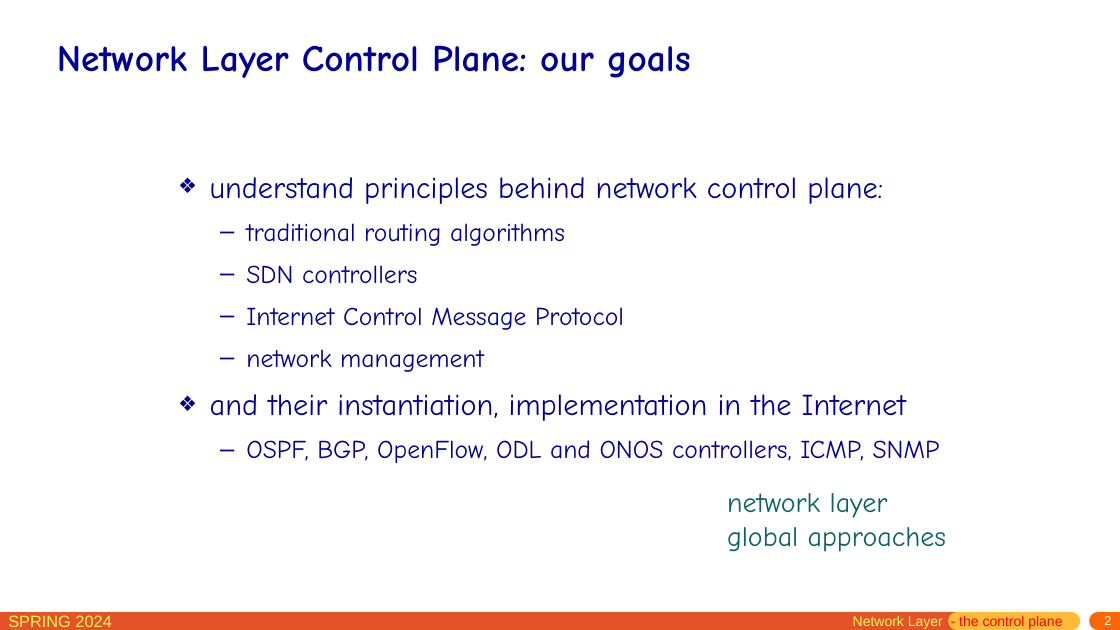
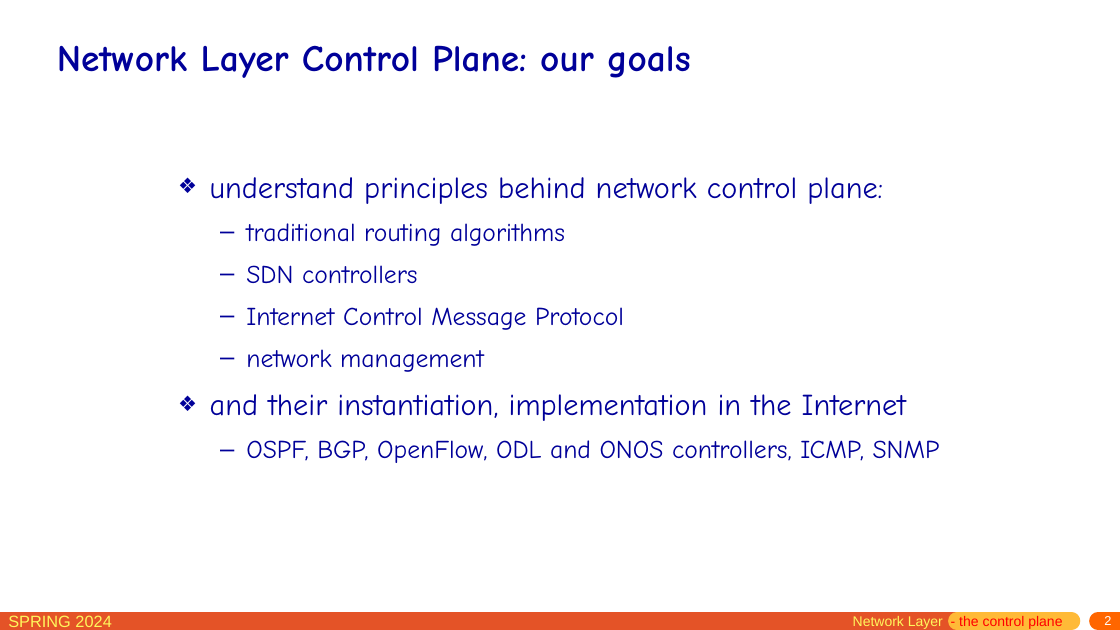
Before and after one commit to network-whu/slides, a slide deck: slide 2 of pptx/chapter5.pptx. Drawn at 1120x630 pixels with LibreOffice and Linux fonts; fonts in the diff are those of the drawing. Boxes give left, top, right and bottom in pixels: in the first picture for what was removed or moved away, otherwise in the second. Text is boxed around its words. In the diff, an @@ line names an element or a change of style, - is before the commit and + after.

```diff
--- a/pptx/chapter5.pptx
+++ b/pptx/chapter5.pptx
@@ text removed at box(727, 493, 946, 552) @@
-network layer
-global approaches
```
Also in this commit, not shown: 8 other slides changed, 1 slide removed.
